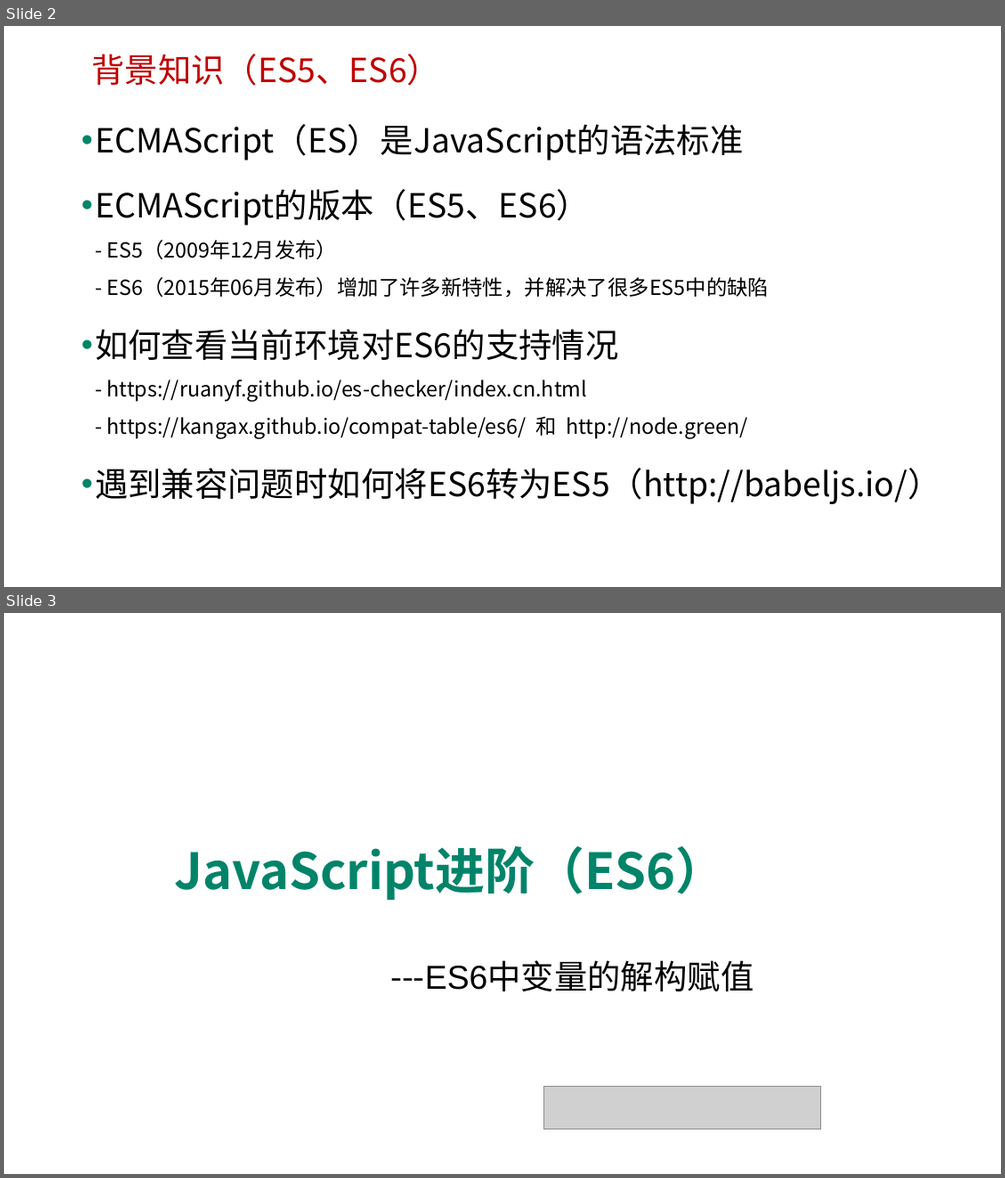
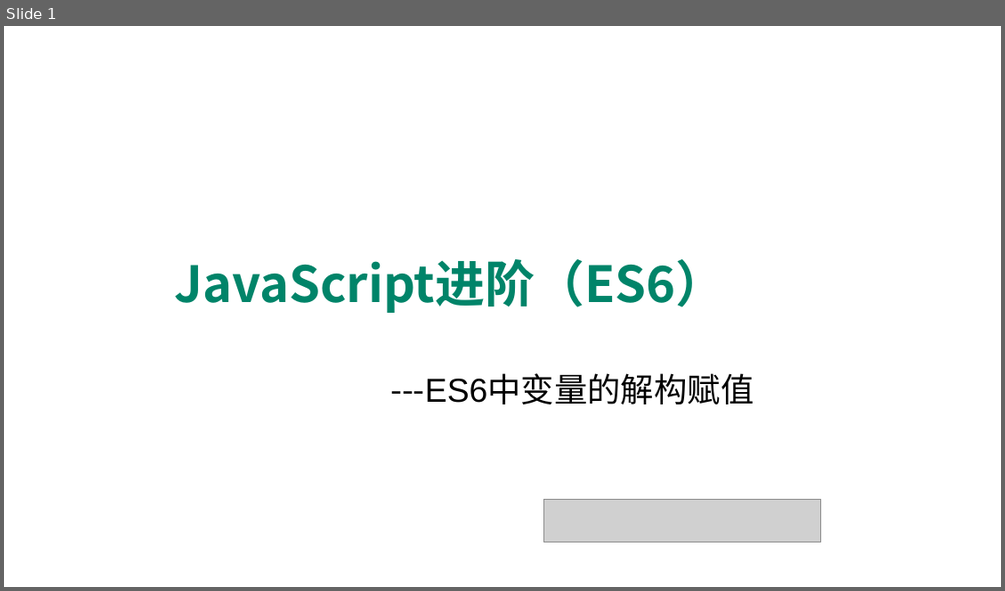
Before and after one commit to edu2act/course-javascript-advanced, a slide deck: 课程PPT/28.ES6中变量的解构赋值.pptx. Shown one above the other, each under a label of ours: slides 2 and 3 before the commit, slide 1 after it. The pictures are 1005x1178 and 1005x591 pixels, drawn with LibreOffice and Linux fonts; fonts in the diff are those of the drawing; grey boxes stand for pictures; background and template pictures are left out. Boxes give left, top, right and bottom in pixels: in the first picture for what was removed or moved away, otherwise in the second. Text is boxed around its words. In the diff, an @@ line names an element or a change of style, - is before the commit and + after.

```diff
--- a/课程PPT/28.ES6中变量的解构赋值.pptx
+++ b/课程PPT/28.ES6中变量的解构赋值.pptx
@@ slide 2 removed at bbox=[4, 26, 1001, 587], background picture (left out) @@
@@ text removed at bbox=[91, 54, 440, 86] @@
-背景知识（ES5、ES6）
@@ text removed at bbox=[95, 124, 940, 504] @@
-• ECMAScript（ES）是JavaScript的语法标准
-• ECMAScript的版本（ES5、ES6）
-  - ES5（2009年12月发布）
-  - ES6（2015年06月发布）增加了许多新特性，并解决了很多ES5中的缺陷
-• 如何查看当前环境对ES6的支持情况
-  - https://ruanyf.github.io/es-checker/index.cn.html
-  - https://kangax.github.io/compat-table/es6/ 和 http://node.green/
-• 遇到兼容问题时如何将ES6转为ES5（http://babeljs.io/）
@@ what was slide 3 is now slide 1 @@
```
Also in this commit, not shown: 1 slide changed, 1 other slide removed, 8 other files.
